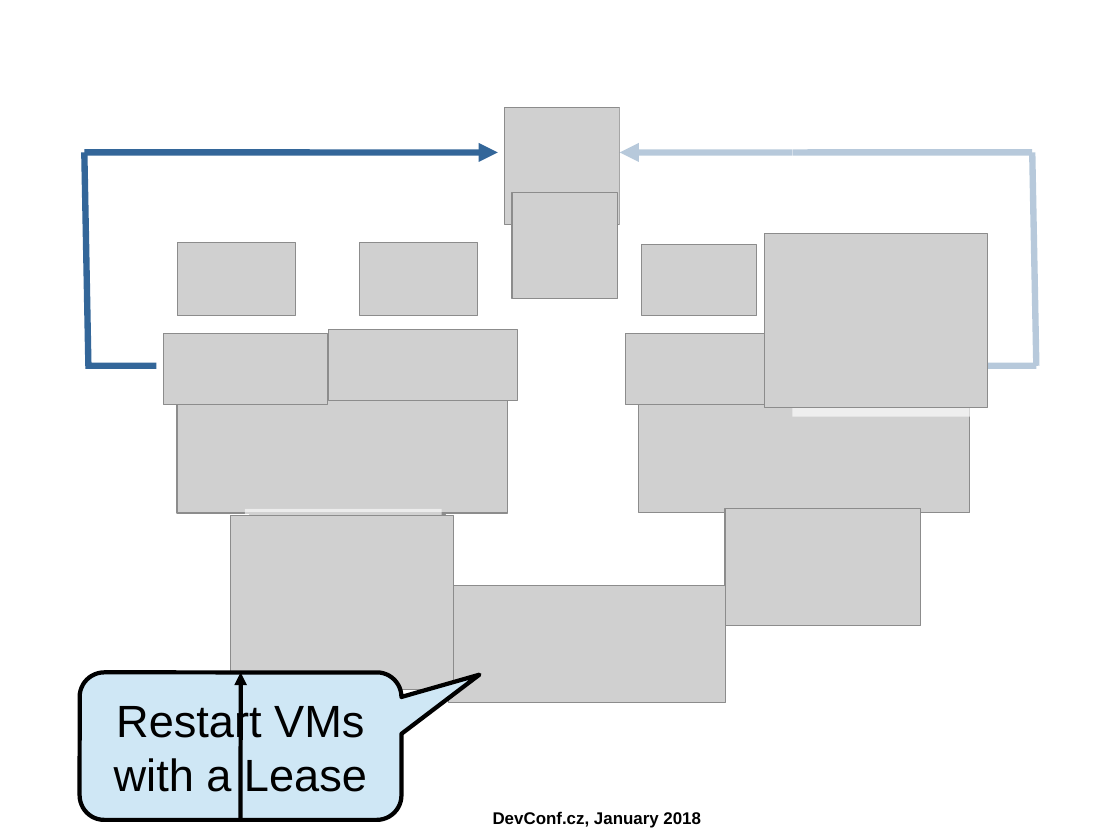
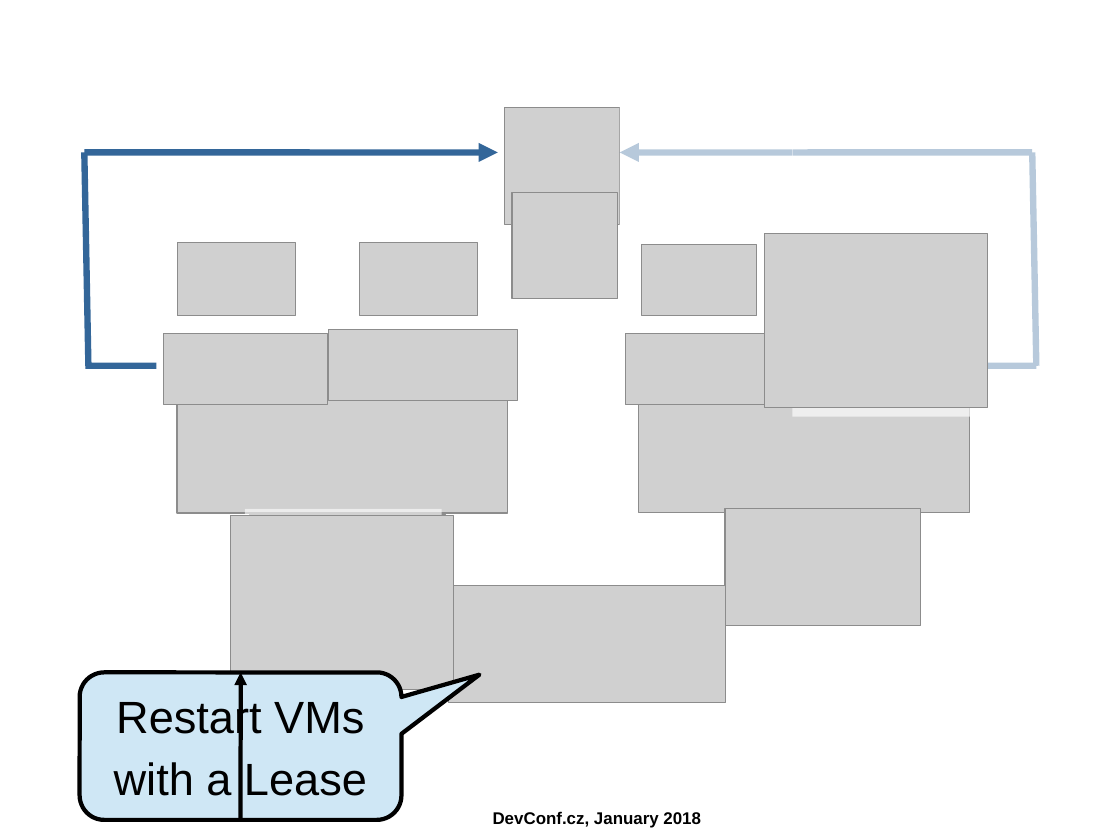
Before and after one commit to ahadas/ahadas.github.io, a slide deck: slide 47 of slides/high_availability_with_no_split_brains.odp. Drawn at 1120x840 pixels with LibreOffice and Linux fonts; fonts in the diff are those of the drawing; grey boxes stand for pictures; background and template pictures are left out. Boxes give left, top, right and bottom in pixels: in the first picture for what was removed or moved away, otherwise in the second. Text is boxed around its words. In the diff, an @@ line names an element or a change of style, - is before the commit and + after.

```diff
--- a/slides/high_availability_with_no_split_brains.odp
+++ b/slides/high_availability_with_no_split_brains.odp
@@ text in rounded speech box at bbox=[116, 697, 364, 741]: more space between paragraphs @@
```
Also in this commit, not shown: 18 other slides changed, 1 other file.
